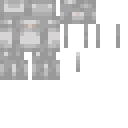
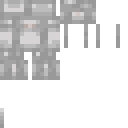
Two versions of the same layered image (128x128). Layer-by-layer changes:
added layer "palette" above "Layer 3" over [0, 108, 4, 128]
painted on "Layer 1" over [76, 52, 80, 72]
